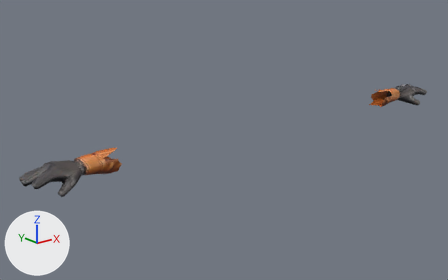
Two versions of the glTF model packages/client/public/characters/meshy_pilot_fparms.glb, one commit apart.
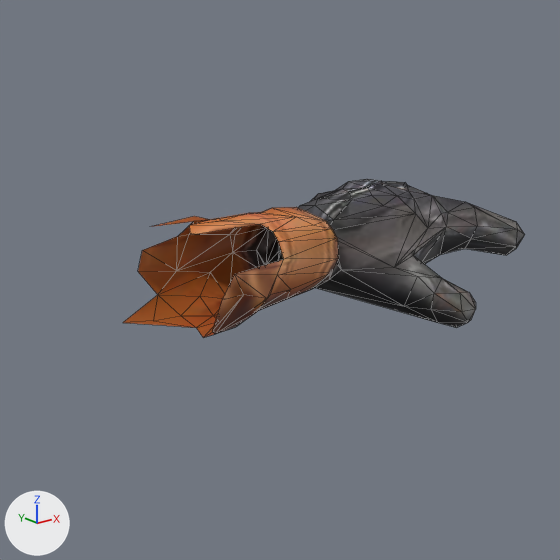
The first picture shows the older version from a 50 mm camera at (-1.355, -1.419, 1.996) aimed at (-0.124, 0.12, 1.38). The close-ups show the older and then the newer version on the part from 78% to 97% of the width and 21% to 50% of the height of that picture. Only the edits that show in the close-ups are written down. The lights are fixed; the arrows at lower left show +X, +Y and +Z. The close-ups show mesh edges as thin lines. Vertices at exactly the same position are counted once.

Script lines for the objects in view, before the commit:
```python
me_meshy_pilot = bpy.data.meshes.new('meshy_pilot')
me_meshy_pilot.from_pydata(...)  # 504 vertices, 963 faces; spans x -0.84..0.84, y -0.02..0.1, z 1.39..1.46
me_meshy_pilot.materials.append(mat_mi_meshy_meshy_pilot)  # picture img_meshy_pilot_albedo
ob_meshy_pilot = bpy.data.objects.new('meshy_pilot', me_meshy_pilot)
ob_meshy_pilot.location = (0.0, 0.0, 0.0)
```
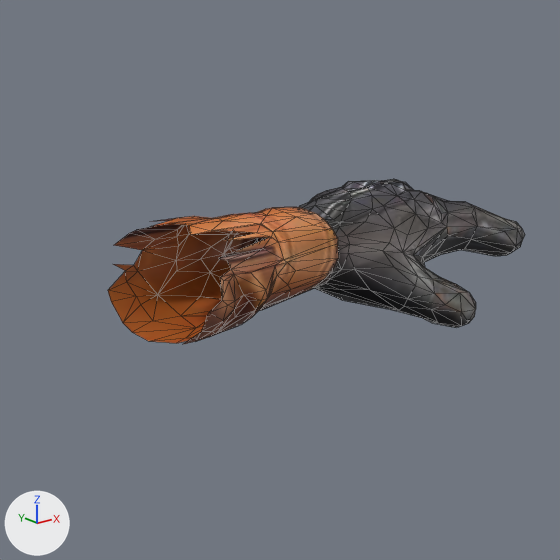
Pixel boxes (x1, y1, x2, y2) of what changed, in the close-ups (560 x 560 px):
'meshy_pilot', reshaped: before (123, 179, 525, 338); after (108, 179, 525, 344)
part 1 of me_meshy_pilot, built on: before (210, 189, 516, 336); after (108, 179, 525, 344)

The change, as a list of edits to the scene's bpy script:
```text
Change me_meshy_pilot:
    used by ob_meshy_pilot; location = (0.0, 0.0, 0.0)
    remove me_meshy_pilot.from_pydata(...)  # 504 vertices, 963 faces; spans x -0.84..0.84, y -0.02..0.1, z 1.39..1.46
    add me_meshy_pilot.from_pydata(...)  # 1212 vertices, 2350 faces; spans x -0.84..0.84, y -0.02..0.1, z 1.39..1.46
    me_meshy_pilot part 1: 21 vertices moved within x 0.59..0.84, y -0.02..0.09, z 1.39..1.45; 2 vertices removed from x 0.67..0.8, y 0.01..0.07, z 1.43..1.44; 348 vertices added at x 0.56..0.84, y -0.02..0.1, z 1.39..1.46
    other edits to the shape of me_meshy_pilot do not show in these pictures
```
